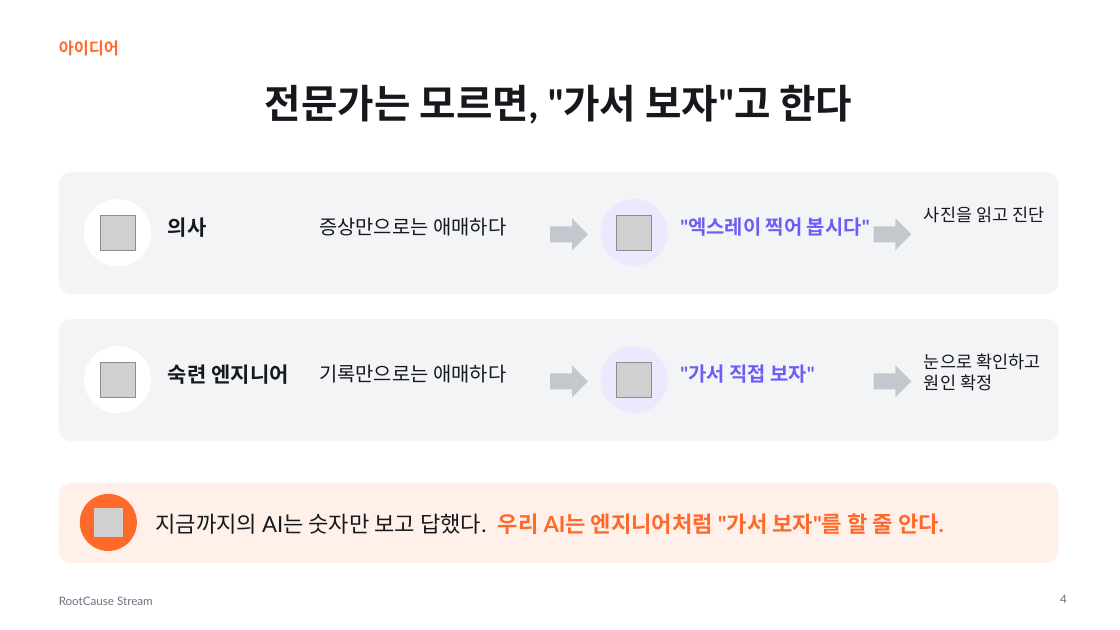
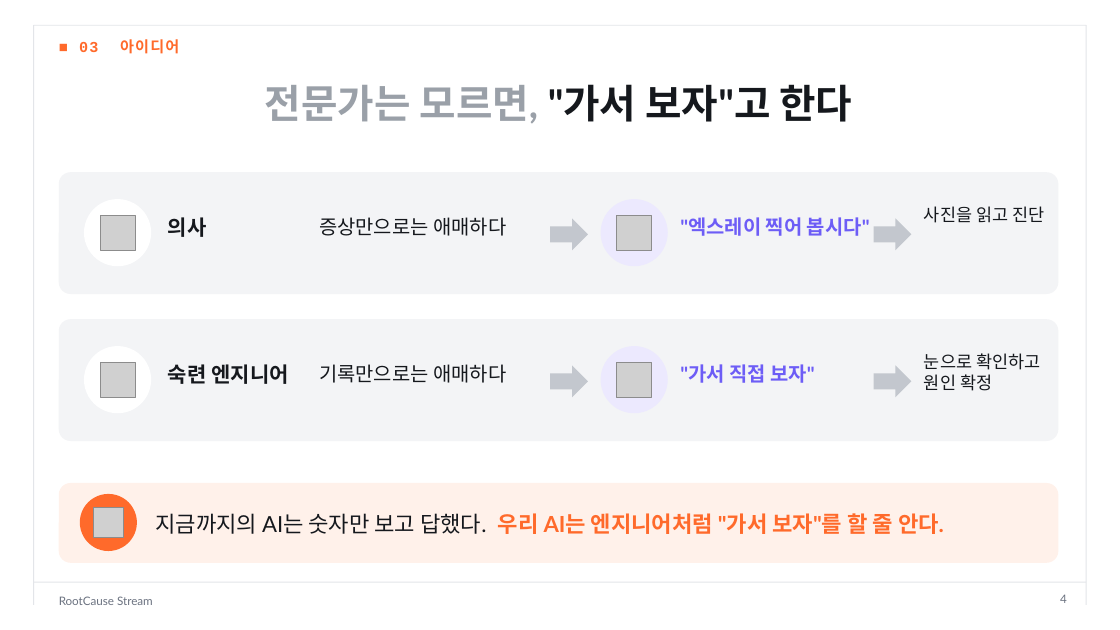
Before and after one commit to dlwogud/rootcause-stream, a slide deck: slide 4 of deck/RootCause_Stream_발표자료.pptx. Drawn at 1120x630 pixels with LibreOffice and Linux fonts; fonts in the diff are those of the drawing; grey boxes stand for pictures. Boxes give left, top, right and bottom in pixels: in the first picture for what was removed or moved away, otherwise in the second. Text is boxed around its words. In the diff, an @@ line names an element or a change of style, - is before the commit and + after.

```diff
--- a/deck/RootCause_Stream_발표자료.pptx
+++ b/deck/RootCause_Stream_발표자료.pptx
@@ line added from (34, 25) to (34, 605), #E3E5E9 0.75 pt @@
@@ line added from (34, 25) to (1086, 25), #E3E5E9 0.75 pt @@
@@ line added from (1086, 25) to (1086, 605), #E3E5E9 0.75 pt @@
@@ text at (x1=79, y1=39, x2=179, y2=54): text changed; size 14 to 13 pt; font Lato to Courier New @@
-아이디어
+■ 03 아이디어
@@ title "전문가는 모르면, "가서 보자"고 한다" at (x1=265, y1=84, x2=852, y2=123): text colour #15181D to #9AA0A8 in "전문가는 모르면," @@
@@ line added from (34, 582) to (1086, 582), #E3E5E9 0.75 pt @@
```
Also in this commit, not shown: 15 other slides changed, 8 other files.
